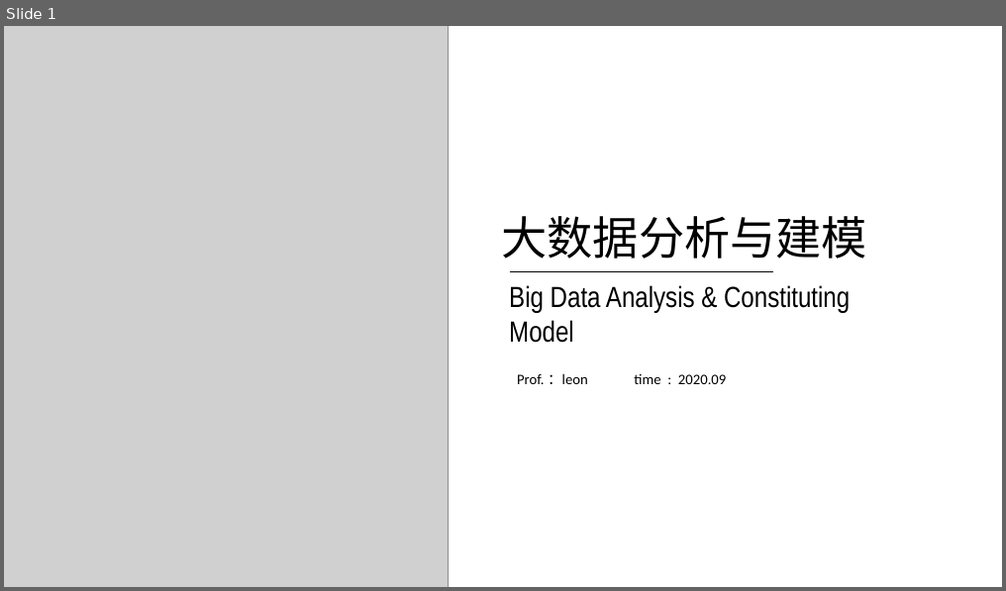
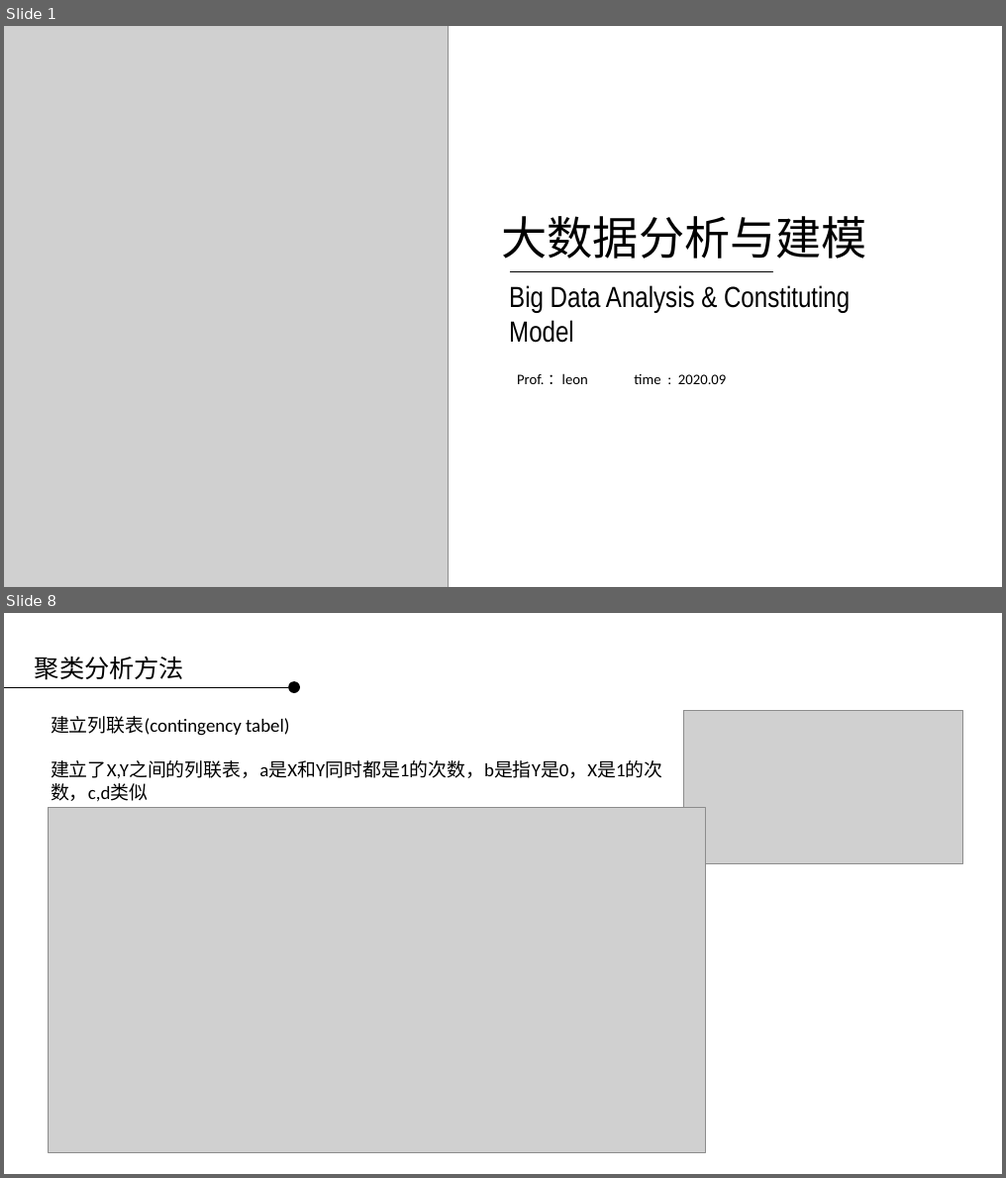
Before and after one commit to applepip/Big_Data, a slide deck: 产品大数据分析与建模/大数据分析与建模 - 聚类模型 第三讲.pptx. Shown one above the other, each under a label of ours: slide 1 before the commit, slides 1 and 8 after it; the slides between them are not shown. The pictures are 1006x591 and 1006x1178 pixels, drawn with LibreOffice and Linux fonts; fonts in the diff are those of the drawing; grey boxes stand for pictures; background and template pictures are left out. Boxes give left, top, right and bottom in pixels: in the first picture for what was removed or moved away, otherwise in the second. Text is boxed around its words. In the diff, an @@ line names an element or a change of style, - is before the commit and + after.

```diff
--- a/产品大数据分析与建模/大数据分析与建模 - 聚类模型 第三讲.pptx
+++ b/产品大数据分析与建模/大数据分析与建模 - 聚类模型 第三讲.pptx
@@ slide 8 added at (4,613,1002,1174), background picture (left out) @@
@@ text added at (35,656,184,680), 24 pt, text #000000 @@
+聚类分析方法
@@ line added from (4, 687) to (288, 687), #000000 0.75 pt @@
@@ ellipse added at (288,682,300,694), fill #000000 @@
@@ text added at (51,716,662,802), 18 pt, text #000000 @@
+建立列联表(contingency tabel)
+建立了X,Y之间的列联表，a是X和Y同时都是1的次数，b是指Y是0，X是1的次数，c,d类似
@@ picture added at (684,710,963,863) @@
@@ picture added at (49,808,706,1153) @@
```
Also in this commit, not shown: 4 slides changed, 32 other slides added, 23 slides removed.
